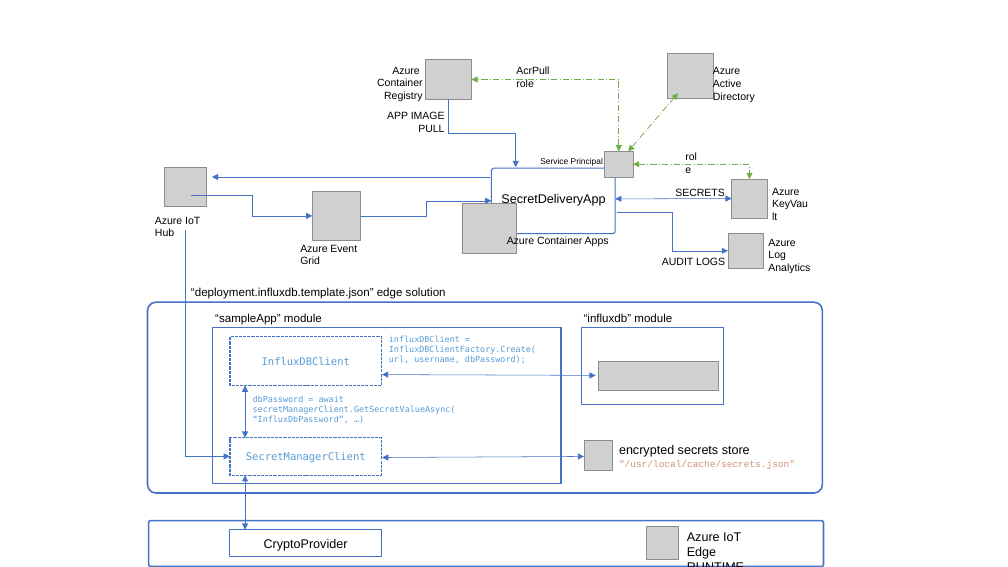
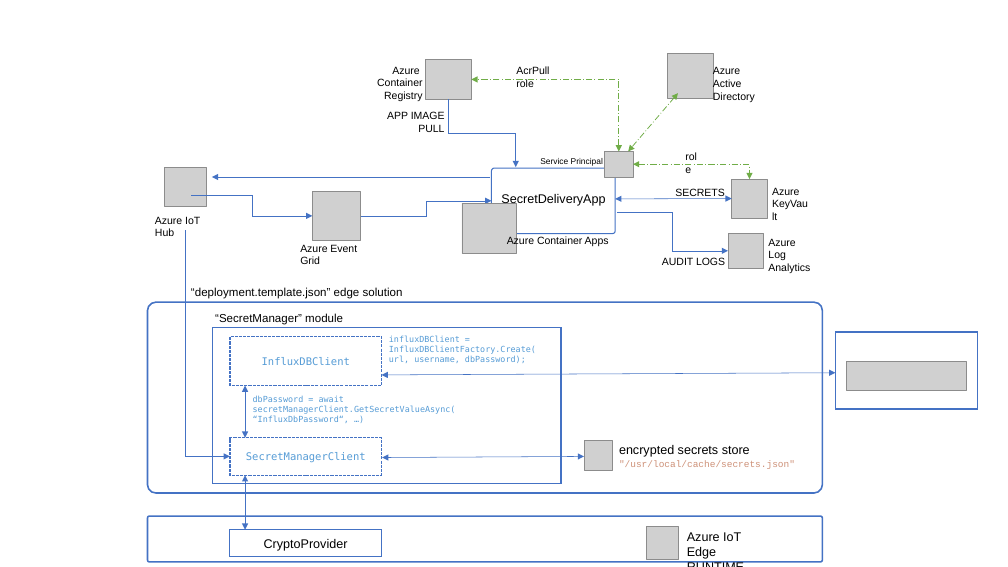
Before and after one commit to vslepakov/edge-secrets, a slide deck: slide 4 of docs/drawings.pptx. Drawn at 1008x567 pixels with LibreOffice and Linux fonts; fonts in the diff are those of the drawing; grey boxes stand for pictures. Boxes give left, top, right and bottom in pixels: in the first picture for what was removed or moved away, otherwise in the second. Text is boxed around its words. In the diff, an @@ line names an element or a change of style, - is before the commit and + after.

```diff
--- a/docs/drawings.pptx
+++ b/docs/drawings.pptx
@@ text at bbox=[191, 287, 403, 299]: text changed @@
-“deployment.influxdb.template.json” edge solution
+“deployment.template.json” edge solution
@@ text at bbox=[215, 313, 343, 325]: text changed @@
-“sampleApp” module
+“SecretManager” module
@@ text removed at bbox=[584, 313, 672, 322] @@
-“influxdb” module
@@ rectangle: place and size @@
-rectangle at bbox=[582, 327, 724, 405]
+rectangle at bbox=[836, 332, 978, 409]
@@ double arrow moved from (382, 374) - (596, 376) to (382, 375) - (836, 373) @@
@@ picture: place and size @@
-picture at bbox=[599, 361, 718, 391]
+picture at bbox=[847, 361, 966, 391]
@@ rounded rectangle: place and size @@
-rounded rectangle at bbox=[149, 521, 824, 567]
+rounded rectangle at bbox=[147, 516, 823, 563]
```
Also in this commit, not shown: 1 other slide changed, 3 other files.
